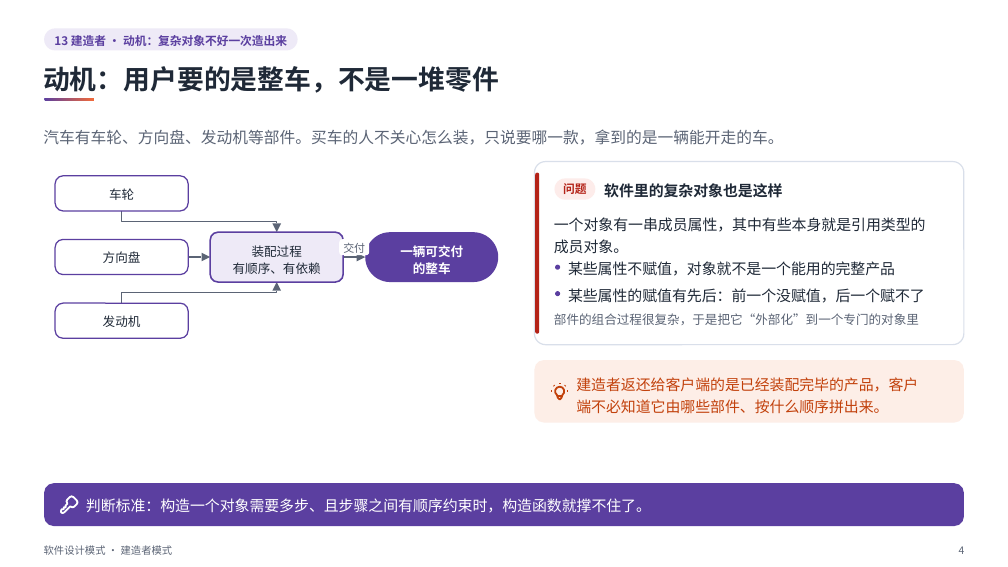
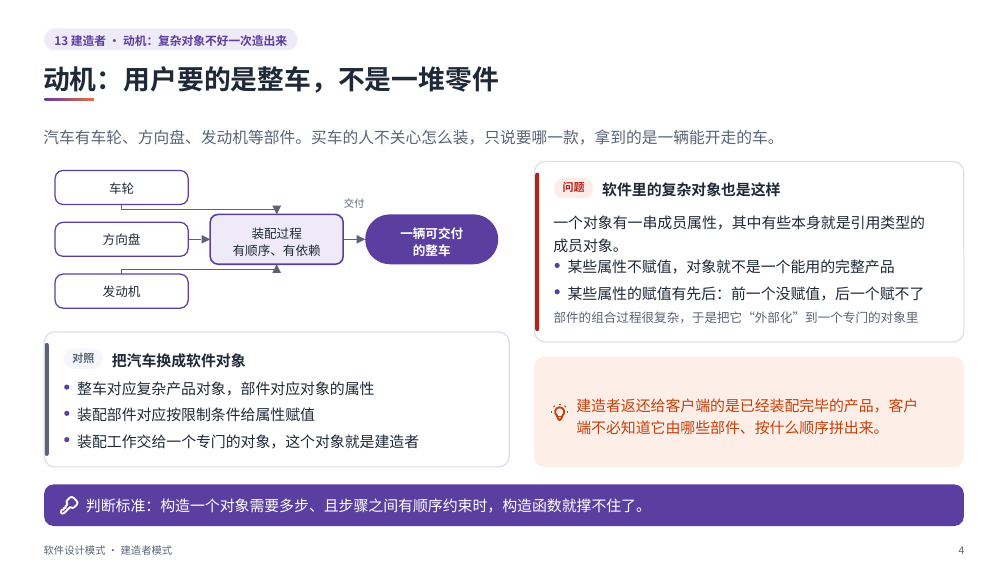
Before and after one commit to sweetcornna/JLU-remake, a slide deck: slide 4 of 大三上/软件设计模式/重制版PPT/13 建造者模式（重制版）.pptx. Drawn at 1008x567 pixels with LibreOffice and Linux fonts; fonts in the diff are those of the drawing. Boxes give left, top, right and bottom in pixels: in the first picture for what was removed or moved away, otherwise in the second. Text is boxed around its words. In the diff, an @@ line names an element or a change of style, - is before the commit and + after.

Commit message:
五份讲义版面收尾，微积分 AⅡ 笔记配上原资料里仅有的 3 张图
讲义：操作系统第 2、5 章，软件设计模式 13 建造者、26 代理，软件工程第 2 章。代理模式论坛权限的类图按源课件改正，Client 的关联线应指向 PermissionProxy。死锁一章补了三个进程「先于」关系成环的图。

微积分 AⅡ 的作业和历年题答案几乎全是文字和公式，只找到 3 张图，用在 3 篇笔记里。其余积分区域和立体图原资料里都没有，没有补画。

```diff
--- a/大三上/软件设计模式/重制版PPT/13 建造者模式（重制版）.pptx
+++ b/大三上/软件设计模式/重制版PPT/13 建造者模式（重制版）.pptx
@@ rounded rectangle: place and size @@
-rounded rectangle at <box>55,176,188,211</box>
+rounded rectangle at <box>55,171,188,205</box>
@@ text "车轮": place and size @@
-text "车轮" at <box>109,188,134,200</box>
+text "车轮" at <box>109,182,134,194</box>
@@ freeform shape: place and size @@
-freeform shape at <box>122,211,277,224</box>
+freeform shape at <box>122,205,277,210</box>
@@ rounded rectangle: place and size @@
-rounded rectangle at <box>340,239,370,255</box>
+rounded rectangle at <box>340,196,369,211</box>
@@ proportions changed in 7 elements at <box>44,485,964,526</box>, <box>535,162,964,343</box>, <box>55,171,188,205</box>, <box>55,222,188,256</box>, <box>55,274,188,309</box>, <box>535,357,964,467</box>, <box>340,196,369,211</box> @@
@@ text "交付": place and size @@
-text "交付" at <box>343,243,365,256</box>
+text "交付" at <box>344,198,365,208</box>
@@ text "交付" at <box>344,198,365,208</box>: size 10.5 to 9.8 pt @@
@@ text "问题" at <box>563,180,585,195</box>: size 11.2 to 10.5 pt @@
@@ 3 texts, 3 freeform shapes, 1 rounded rectangle: place and size @@
-3 texts, 3 freeform shapes, 1 rounded rectangle at <box>55,224,463,274</box>
+3 texts, 3 freeform shapes, 1 rounded rectangle at <box>55,206,463,256</box>
@@ 3 freeform shapes, 2 rounded rectangles: place and size @@
-3 freeform shapes, 2 rounded rectangles at <box>188,232,498,290</box>
+3 freeform shapes, 2 rounded rectangles at <box>188,215,498,273</box>
@@ freeform shape: place and size @@
-freeform shape at <box>122,290,277,303</box>
+freeform shape at <box>122,269,277,274</box>
@@ rounded rectangle: place and size @@
-rounded rectangle at <box>55,303,188,338</box>
+rounded rectangle at <box>55,274,188,309</box>
@@ text "发动机": place and size @@
-text "发动机" at <box>103,315,141,327</box>
+text "发动机" at <box>103,285,141,297</box>
@@ rounded rectangle: place and size @@
-rounded rectangle at <box>535,360,964,423</box>
+rounded rectangle at <box>535,357,964,467</box>
@@ 3 freeform shapes, 1 text: place and size @@
-3 freeform shapes, 1 text at <box>551,377,918,414</box>
+3 freeform shapes, 1 text at <box>551,398,918,435</box>
@@ group added at <box>44,332,509,467</box>: 5 texts, 3 rounded rectangles, 3 ellipses @@
+对照
+把汽车换成软件对象
+整车对应复杂产品对象，部件对应对象的属性
+装配部件对应按限制条件给属性赋值
+装配工作交给一个专门的对象，这个对象就是建造者
```
Also in this commit, not shown: 8 other slides changed, 11 other files.
